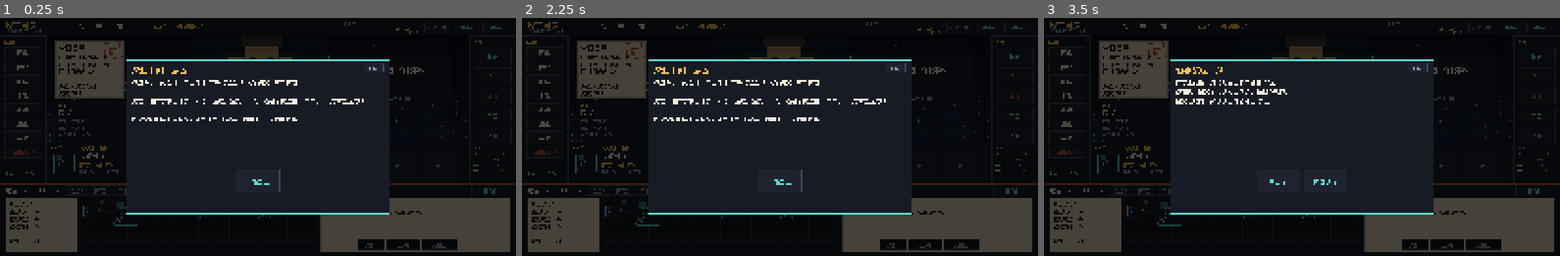
Above: before the commit, frames 1-3 (left to right).
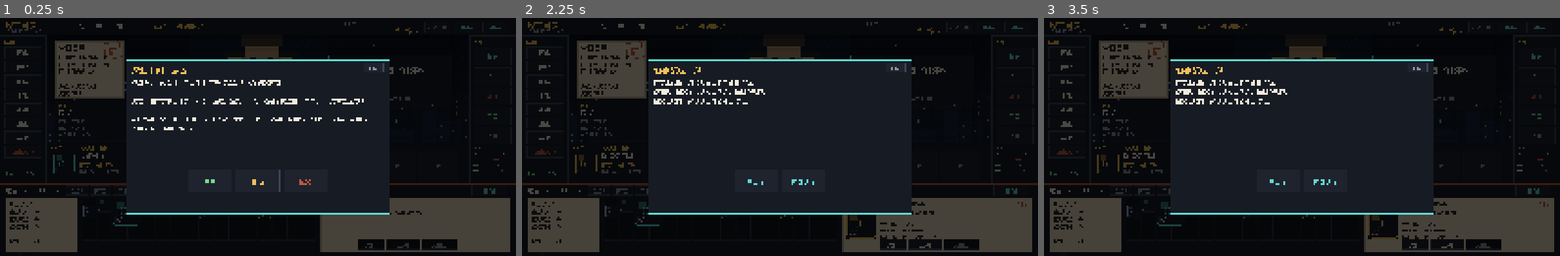
Above: after the commit, the same moments.

Repository: caiyipeng2/Probably-Stolen
Game: Godot game, scene res://scenes/Main.tscn
Two runs of this game, one before a commit and one after it. Both use one fixed random seed, a clock stepped at 60 frames per second and the inputs below.
Inputs (mouse positions are in pixels of both pictures, inside the frame that each line leads up to):
- Up to frame 1 (0.25 s): no input
- Up to frame 2 (2.25 s): click "存档" at 0.5 s; click "读档" at 1.25 s; click (733, 182) at 2 s, where only the run after the commit has a clickable "简单"
- Up to frame 3 (3.5 s): click (1302, 182) at 2.75 s, where only the run before the commit has a clickable "开始营业"

The runs differ from the first frame. In frame 1, 0.6% of the frame differs, in the area x 7-72%, y 5-71%; in frame 2, 2.5%, in the area x 7-98%, y 5-97%; in frame 3, 1.0%.

Commit message:
M15: add save slots, difficulty and crop cycles
Expose three save slots, let players choose easy/normal/hard at the
welcome screen with cash, rent, budget and damage modifiers, and turn
the hydroponics, aquaculture and meat-culture machines into
plant-grow-harvest cycles with three harvests per planting.

Diff:
--- a/project.godot
+++ b/project.godot
@@ -4,7 +4,7 @@
 
 [application]
 config/name="深空当铺：手机版"
-config/description="Probably Stolen mobile port - M14"
+config/description="Probably Stolen mobile port - M15"
 run/main_scene="res://scenes/Main.tscn"
 config/features=PackedStringArray("4.7", "GL Compatibility")
 
--- a/scripts/game_state.gd
+++ b/scripts/game_state.gd
@@ -19,6 +19,13 @@
 	"jam": {"name": "卡料", "fee": 30},
 	"surge": {"name": "电压浪涌", "fee": 60},
 	"contamination": {"name": "污染", "fee": 80},
+}
+const GROWTH_MACHINES := ["hydroponics", "aquaculture", "meat_culture"]
+const GROWTH_HARVESTS := 3
+const DIFFICULTY := {
+	"easy": {"name": "简单", "cash": 800, "rent": 150, "budget": 1.15, "damage": 0.8},
+	"normal": {"name": "普通", "cash": 600, "rent": 200, "budget": 1.0, "damage": 1.0},
+	"hard": {"name": "困难", "cash": 450, "rent": 260, "budget": 0.9, "damage": 1.25},
 }
 
 var items_def: Dictionary = {}
@@ -65,6 +72,7 @@
 var machine_durability: Dictionary = {}
 var machine_faults: Dictionary = {}
 
+var difficulty := "normal"
 var day := 1
 var cash := 600
 var rent := 200
@@ -381,10 +389,12 @@
 	emit_signal("state_changed")
 	return true
 
-func new_game() -> void:
+func new_game(diff_id: String = "normal") -> void:
+	difficulty = diff_id if DIFFICULTY.has(diff_id) else "normal"
+	var dcfg: Dictionary = DIFFICULTY[difficulty]
 	day = 1
-	cash = 600
-	rent = 200
+	cash = int(dcfg["cash"])
+	rent = int(dcfg["rent"])
 	rent_due = 6
 	loan = 200
 	loan_due = 12
@@ -505,7 +515,7 @@
 		c["line"] = arche.get("greet", "") + "\n" + arche.get("ask", "")
 	else:
 		c["want_tags"] = arche.get("prefer_tags", [])
-		var bmult := 1.0 + float(upgrade_total("budget")) / 100.0
+		var bmult := (1.0 + float(upgrade_total("budget")) / 100.0) * float(DIFFICULTY[difficulty]["budget"])
 		c["budget"] = int(round(float(rng.randi_range(int(arche["budget"][0]), int(arche["budget"][1]))) * bmult))
 		c["offer"] = 0
 		c["max_price"] = 0
@@ -1017,6 +1027,7 @@
 	if not combat_active:
 		return
 	var dmg := combat_roll(int(combat_enemy.get("atk_min", 5)), int(combat_enemy.get("atk_max", 9)))
+	dmg = maxi(1, int(round(float(dmg) * float(DIFFICULTY[difficulty]["damage"]))))
 	if combat_guarding:
 		dmg = maxi(1, int(round(float(dmg) * 0.5)))
 	combat_player_hp -= dmg
@@ -1436,8 +1447,16 @@
 		remove_inventory(String(inp.get("id", "")), int(inp.get("count", 1)))
 	power -= use_power
 	var job := {"machine_id": machine_id, "name": String(m.get("name", machine_id)), "remaining": use_time, "total": use_time, "outputs": m.get("outputs", []).duplicate(true)}
+	var growth := machine_id in GROWTH_MACHINES
+	if growth:
+		job["growth"] = true
+		job["ready"] = false
+		job["harvests_left"] = GROWTH_HARVESTS
+		job["regrow"] = use_time * 0.6
 	machine_jobs.append(job)
 	emit_signal("state_changed")
+	if growth:
+		return {"ok": true, "text": "%s 已播种，预计 %.1f 秒成熟。" % [job["name"], job["remaining"]]}
 	return {"ok": true, "text": "%s 已启动，预计 %.1f 秒。" % [job["name"], job["remaining"]]}
 
 func install_module(machine_id: String) -> Dictionary:
@@ -1501,6 +1520,50 @@
 	emit_signal("state_changed")
 	return {"ok": true, "text": "%s 已维修，花费 %d₵。" % [m.get("name", machine_id), cost]}
 
+func harvest_machine(machine_id: String) -> Dictionary:
+	var idx := -1
+	for i in range(machine_jobs.size()):
+		if String(machine_jobs[i].get("machine_id", "")) == machine_id:
+			idx = i
+			break
+	if idx < 0:
+		return {"ok": false, "text": "这台机器没有正在生长的作物。"}
+	var j: Dictionary = machine_jobs[idx]
+	if not bool(j.get("growth", false)):
+		return {"ok": false, "text": "这台机器不能收获。"}
+	if not bool(j.get("ready", false)):
+		return {"ok": false, "text": "作物还在生长，暂时不能收获。"}
+	var got: Array = []
+	for out in j.get("outputs", []):
+		var oid := String(out.get("id", ""))
+		if not items_def.has(oid):
+			continue
+		for n in range(int(out.get("count", 1))):
+			add_item(make_item(oid, 100, true, false))
+			got.append(String(get_item_def(oid).get("name", oid)))
+	var mid := machine_id
+	var wear: int = [1, 2, 3][clampi(int(machine_temps.get(mid, 2)), 1, 3) - 1] + rng.randi_range(0, 1)
+	var dur := maxi(0, int(machine_durability.get(mid, 100)) - wear)
+	machine_durability[mid] = dur
+	var left := int(j.get("harvests_left", 1)) - 1
+	var msg := "收获：+%s" % "、".join(got)
+	if left > 0:
+		j["harvests_left"] = left
+		j["ready"] = false
+		j["remaining"] = float(j.get("regrow", 1.0))
+		msg += "，还可收获 %d 次。" % left
+	else:
+		machine_jobs.remove_at(idx)
+		msg += "，作物已耗尽。"
+	if dur <= 0:
+		msg += "（机器损坏，需要维修）"
+	var fault := _roll_machine_fault(mid)
+	if fault != "":
+		machine_faults[mid] = fault
+		msg += "（故障：%s）" % machine_fault_name(fault)
+	emit_signal("state_changed")
+	return {"ok": true, "text": msg}
+
 func _process(delta: float) -> void:
 	if machine_jobs.is_empty():
 		return
@@ -1510,8 +1573,15 @@
 		var j: Dictionary = machine_jobs[k]
 		j["remaining"] = float(j.get("remaining", 0.0)) - delta
 		if float(j["remaining"]) <= 0.0:
-			finished.append(j)
-			machine_jobs.remove_at(k)
+			if bool(j.get("growth", false)):
+				if not bool(j.get("ready", false)):
+					j["remaining"] = 0.0
+					j["ready"] = true
+					emit_signal("machine_finished", "%s 已成熟，可收获（剩余 %d 次）。" % [j.get("name", ""), int(j.get("harvests_left", 0))])
+				k += 1
+			else:
+				finished.append(j)
+				machine_jobs.remove_at(k)
 		else:
 			k += 1
 	for j in finished:
@@ -1537,7 +1607,7 @@
 		emit_signal("machine_finished", msg)
 	emit_signal("state_changed")
 
-func save_game() -> bool:
+func save_game(slot: int = 1) -> bool:
 	var data := {
 		"version": 1, "day": day, "cash": cash, "rent": rent, "rent_due": rent_due,
 		"loan": loan, "loan_due": loan_due, "rep": rep, "inventory": inventory,
@@ -1546,22 +1616,22 @@
 		"owned_upgrades": owned_upgrades, "profession_id": profession_id, "profession_chosen": profession_chosen,
 		"commissions": commissions, "story_seen": story_seen, "story_flags": story_flags,
 		"scene_seen": scene_seen, "wanted_defeated": wanted_defeated, "ending_id": ending_id,
-		"tutorial_done": tutorial_done, "tutorial_step": tutorial_step,
+		"tutorial_done": tutorial_done, "tutorial_step": tutorial_step, "difficulty": difficulty,
 	}
-	var f := FileAccess.open("user://save_1.json", FileAccess.WRITE)
+	var f := FileAccess.open("user://save_%d.json" % slot, FileAccess.WRITE)
 	if f == null:
 		return false
 	f.store_string(JSON.stringify(data, "\t"))
 	f.close()
 	return true
 
-func has_save() -> bool:
-	return FileAccess.file_exists("user://save_1.json")
-
-func load_game() -> bool:
-	if not has_save():
+func has_save(slot: int = 1) -> bool:
+	return FileAccess.file_exists("user://save_%d.json" % slot)
+
+func load_game(slot: int = 1) -> bool:
+	if not has_save(slot):
 		return false
-	var f := FileAccess.open("user://save_1.json", FileAccess.READ)
+	var f := FileAccess.open("user://save_%d.json" % slot, FileAccess.READ)
 	if f == null:
 		return false
 	var data = JSON.parse_string(f.get_as_text())
@@ -1598,6 +1668,9 @@
 	wanted_defeated = data.get("wanted_defeated", []).duplicate(true)
 	tutorial_done = bool(data.get("tutorial_done", false))
 	tutorial_step = int(data.get("tutorial_step", 0))
+	difficulty = String(data.get("difficulty", "normal"))
+	if not DIFFICULTY.has(difficulty):
+		difficulty = "normal"
 	ending_id = String(data.get("ending_id", ""))
 	_refresh_upgrades()
 	machine_modules = data.get("machine_modules", {}).duplicate(true)
--- a/scripts/main.gd
+++ b/scripts/main.gd
@@ -64,6 +64,7 @@
 var machine_power_label: Label
 var machine_start_btn: Button
 var machine_repair_btn: Button
+var machine_harvest_btn: Button
 var minigame_layer: Control
 var minigame_target_cells: Array = []
 var minigame_cells: Array = []
@@ -545,7 +546,7 @@
 func _build_hud() -> void:
 	_panel(self, Vector2.ZERO, Vector2(2340, 80), C_PANEL, C_LINE)
 	_label(self, "深空当铺", Vector2(24, 8), Vector2(300, 48), 36, C_AMBER)
-	_label(self, "MOBILE PORT · M14", Vector2(26, 50), Vector2(300, 22), 16, C_MUTED)
+	_label(self, "MOBILE PORT · M15", Vector2(26, 50), Vector2(300, 22), 16, C_MUTED)
 	day_label = _label(self, "", Vector2(360, 18), Vector2(320, 42), 30, C_TEXT)
 	rent_label = _label(self, "", Vector2(700, 18), Vector2(520, 42), 30, C_AMBER)
 	_label(self, "信用点", Vector2(1560, 8), Vector2(200, 22), 18, C_MUTED)
@@ -715,7 +716,8 @@
 		temp_buttons.append(tb)
 	machine_start_btn = _button(detail, "启动生产", Vector2(24, 440), Vector2(300, 72), C_AMBER, _start_selected_machine)
 	machine_repair_btn = _button(detail, "维修", Vector2(340, 440), Vector2(200, 72), C_CYAN, _repair_selected_machine)
-	machine_status_label = _label(detail, "选择机器开始生产。", Vector2(560, 454), Vector2(700, 70), 22, C_MUTED)
+	machine_harvest_btn = _button(detail, "收获", Vector2(560, 440), Vector2(180, 72), C_GREEN, _harvest_selected_machine)
+	machine_status_label = _label(detail, "选择机器开始生产。", Vector2(760, 454), Vector2(500, 70), 22, C_MUTED)
 	var jobs_panel := _panel(panel, Vector2(570, 700), Vector2(1280, 250), C_PANEL2, C_LINE, 2)
 	_label(jobs_panel, "运行队列", Vector2(24, 12), Vector2(300, 32), 24, C_AMBER)
 	machine_jobs_label = _label(jobs_panel, "无", Vector2(24, 50), Vector2(1230, 180), 22, C_TEXT)
@@ -1420,20 +1422,38 @@
 
 func _on_save() -> void:
 	_play_sfx("soft")
-	if GameState.save_game():
-		_toast("已保存到存档位 1。")
+	_open_save_menu("save")
+
+func _on_load() -> void:
+	_play_sfx("soft")
+	_open_save_menu("load")
+
+func _open_save_menu(mode: String) -> void:
+	var actions: Array = []
+	for i in range(1, 4):
+		var label := "槽位 %d%s" % [i, "" if GameState.has_save(i) else "（空）"]
+		if mode == "save":
+			actions.append({"label": label, "cb": _save_slot.bind(i)})
+		else:
+			actions.append({"label": label, "cb": _load_slot.bind(i)})
+	_show_modal("存档" if mode == "save" else "读档", "选择要保存/读取的槽位。", actions)
+
+func _save_slot(slot: int) -> void:
+	if GameState.save_game(slot):
+		_close_modal()
+		_toast("已保存到槽位 %d。" % slot)
 	else:
 		_toast("存档失败。")
 
-func _on_load() -> void:
-	_play_sfx("soft")
-	if GameState.load_game():
+func _load_slot(slot: int) -> void:
+	if GameState.load_game(slot):
 		selected_uid = -1
 		current_page = 0
+		_close_modal()
 		_refresh()
-		_toast("已读取存档位 1。")
+		_toast("已读取槽位 %d。" % slot)
 	else:
-		_toast("没有找到可读取的存档。")
+		_toast("槽位 %d 为空。" % slot)
 
 func _on_end_day_pressed() -> void:
 	if GameState.phase == "gameover":
@@ -1483,7 +1503,7 @@
 
 func _restart_game() -> void:
 	_close_modal()
-	GameState.new_game()
+	GameState.new_game(GameState.difficulty)
 	selected_uid = -1
 	current_page = 0
 	last_summary = {}
@@ -1576,6 +1596,11 @@
 	var dur := int(GameState.machine_durability.get(selected_machine_id, 100))
 	var fault := String(GameState.machine_faults.get(selected_machine_id, ""))
 	var state_text := "（已损坏）" if dur <= 0 else ("（故障：%s）" % GameState.machine_fault_name(fault) if fault != "" else "")
+	var growth_job: Dictionary = {}
+	for j in GameState.machine_jobs:
+		if String(j.get("machine_id", "")) == selected_machine_id and bool(j.get("growth", false)):
+			growth_job = j
+			break
 	machine_meta_label.text = "电力 %d · 耗时 %.1fs · 温度 %d°C · 耐久 %d/100%s" % [use_power, use_time, int(m.get("temp", 24)), dur, state_text]
 	var ins: Array = []
 	for i in m.get("inputs", []):
@@ -1600,6 +1625,14 @@
 	for j in GameState.machine_jobs:
 		if String(j.get("machine_id", "")) == selected_machine_id:
 			machine_start_btn.disabled = true
+	if machine_harvest_btn:
+		var ready := not growth_job.is_empty() and bool(growth_job.get("ready", false))
+		machine_harvest_btn.disabled = not ready
+		if not growth_job.is_empty():
+			if ready:
+				machine_status_label.text = "作物可收获（剩余 %d 次）。" % int(growth_job.get("harvests_left", 0))
+			else:
+				machine_status_label.text = "作物生长中：%.1fs。" % float(growth_job.get("remaining", 0.0))
 	if machine_repair_btn:
 		machine_repair_btn.text = "维修 %d₵" % GameState.machine_repair_cost(selected_machine_id)
 		machine_repair_btn.disabled = dur >= 100 and fault == ""
@@ -1625,15 +1658,29 @@
 		return
 	var text := ""
 	for j in GameState.machine_jobs:
-		text += "· %s  剩余 %.1fs
+		if bool(j.get("growth", false)):
+			if bool(j.get("ready", false)):
+				text += "· %s  可收获（剩余 %d 次）
+" % [j.get("name", ""), int(j.get("harvests_left", 0))]
+			else:
+				text += "· %s  生长中 %.1fs
+" % [j.get("name", ""), float(j.get("remaining", 0.0))]
+		else:
+			text += "· %s  剩余 %.1fs
 " % [j.get("name", ""), float(j.get("remaining", 0.0))]
 	machine_jobs_label.text = text
 
+func _harvest_selected_machine() -> void:
+	var res := GameState.harvest_machine(selected_machine_id)
+	_play_sfx("cash" if bool(res.get("ok", false)) else "fail")
+	_refresh_machine_panel()
+	machine_status_label.text = String(res.get("text", ""))
+
 func _repair_selected_machine() -> void:
 	var res := GameState.repair_machine(selected_machine_id)
-	machine_status_label.text = String(res.get("text", ""))
 	_play_sfx("machine" if bool(res.get("ok", false)) else "fail")
 	_refresh_machine_panel()
+	machine_status_label.text = String(res.get("text", ""))
 
 func _start_selected_machine(quality: float = -1.0) -> void:
 	if quality < 0.0 and selected_machine_id in ["printer", "chem_mixer", "dna_lab"]:
@@ -2070,7 +2117,15 @@
 	if welcome_shown:
 		return
 	welcome_shown = true
-	_show_modal("欢迎来到下层区", "你盘下了一间当铺，欠着导师 200¥ 贷款，7 天后要交 200¥ 房租。\n\n流程：看顾客拿出什么 → 点「鉴定」验货 → 点「议价」或直接「成交」→ 结束营业结算。\n\n底部是你的异形格背包，展示柜里的商品才能卖给想买东西的顾客。", [{"label": "开始营业", "cb": _welcome_done}])
+	_show_modal("欢迎来到下层区", "你盘下了一间当铺，欠着导师 200¥ 贷款，7 天后要交房租。\n\n流程：看顾客拿出什么 → 点「鉴定」验货 → 点「议价」或直接「成交」→ 结束营业结算。\n\n选择难度开始：简单（800₵ 启动资金、房租 150₵）、普通（600₵ / 200₵）、困难（450₵ / 260₵，敌人伤害更高）。", [
+		{"label": "简单", "cb": _choose_difficulty.bind("easy"), "color": C_GREEN},
+		{"label": "普通", "cb": _choose_difficulty.bind("normal"), "color": C_AMBER},
+		{"label": "困难", "cb": _choose_difficulty.bind("hard"), "color": C_RUST},
+	])
+
+func _choose_difficulty(id: String) -> void:
+	GameState.new_game(id)
+	_welcome_done()
 
 func _welcome_done() -> void:
 	_close_modal()
--- /dev/null
+++ b/scripts/test_growth.gd
@@ -0,0 +1,18 @@
+extends SceneTree
+
+func _init() -> void:
+	var gs = load("res://scripts/game_state.gd").new()
+	gs._load_defs()
+	gs.new_game()
+	print("start=", gs.start_machine("hydroponics").get("text", ""))
+	print("harvest before ready=", gs.harvest_machine("hydroponics").get("text", ""))
+	gs._process(99.0)
+	print("ready=", gs.machine_jobs[0].get("ready", false), " left=", gs.machine_jobs[0].get("harvests_left", 0))
+	for i in range(3):
+		print("harvest ", i + 1, "=", gs.harvest_machine("hydroponics").get("text", ""))
+		gs._process(99.0)
+	print("jobs after=", gs.machine_jobs.size(), " fruit=", gs.inventory_count("nutrifruit"))
+	gs.add_item(gs.make_item("nutrifruit_seed", 100, true, false))
+	gs.add_item(gs.make_item("water_jug", 100, true, false))
+	print("replant=", gs.start_machine("hydroponics").get("text", ""))
+	quit()
--- /dev/null
+++ b/scripts/test_meta.gd
@@ -0,0 +1,15 @@
+extends SceneTree
+
+func _init() -> void:
+	var gs = load("res://scripts/game_state.gd").new()
+	gs._load_defs()
+	gs.new_game("easy")
+	print("easy cash=", gs.cash, " rent=", gs.rent, " diff=", gs.difficulty)
+	gs.new_game("hard")
+	print("hard cash=", gs.cash, " rent=", gs.rent, " diff=", gs.difficulty)
+	gs.cash = 1234
+	gs.day = 5
+	print("save slot3=", gs.save_game(3), " has3=", gs.has_save(3))
+	gs.new_game("normal")
+	print("load slot3=", gs.load_game(3), " cash=", gs.cash, " day=", gs.day, " diff=", gs.difficulty)
+	quit()
Not shown, changed: export_presets.cfg
Not shown, added: scripts/test_growth.gd.uid
Not shown, added: scripts/test_meta.gd.uid
Not shown, changed: docs/内容对齐清单.md
Not shown, changed: docs/平衡报告.md
Not shown, changed: docs/立项方案.md
